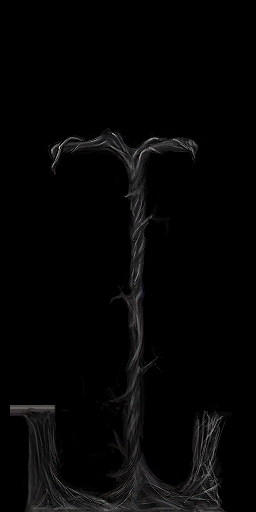
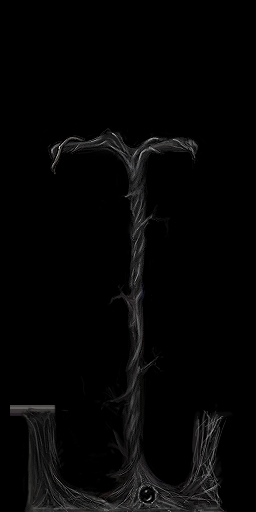
Comparing the layer stacks of the two 256px x 512px images. Changes:
added layer "indicator" above "Levels 1" over [126, 468, 178, 512]
